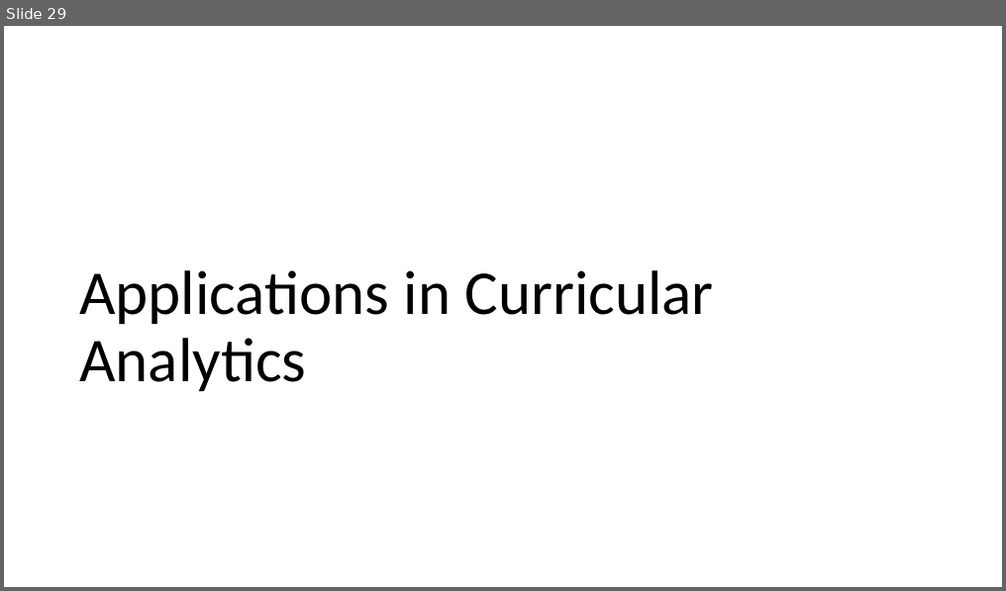
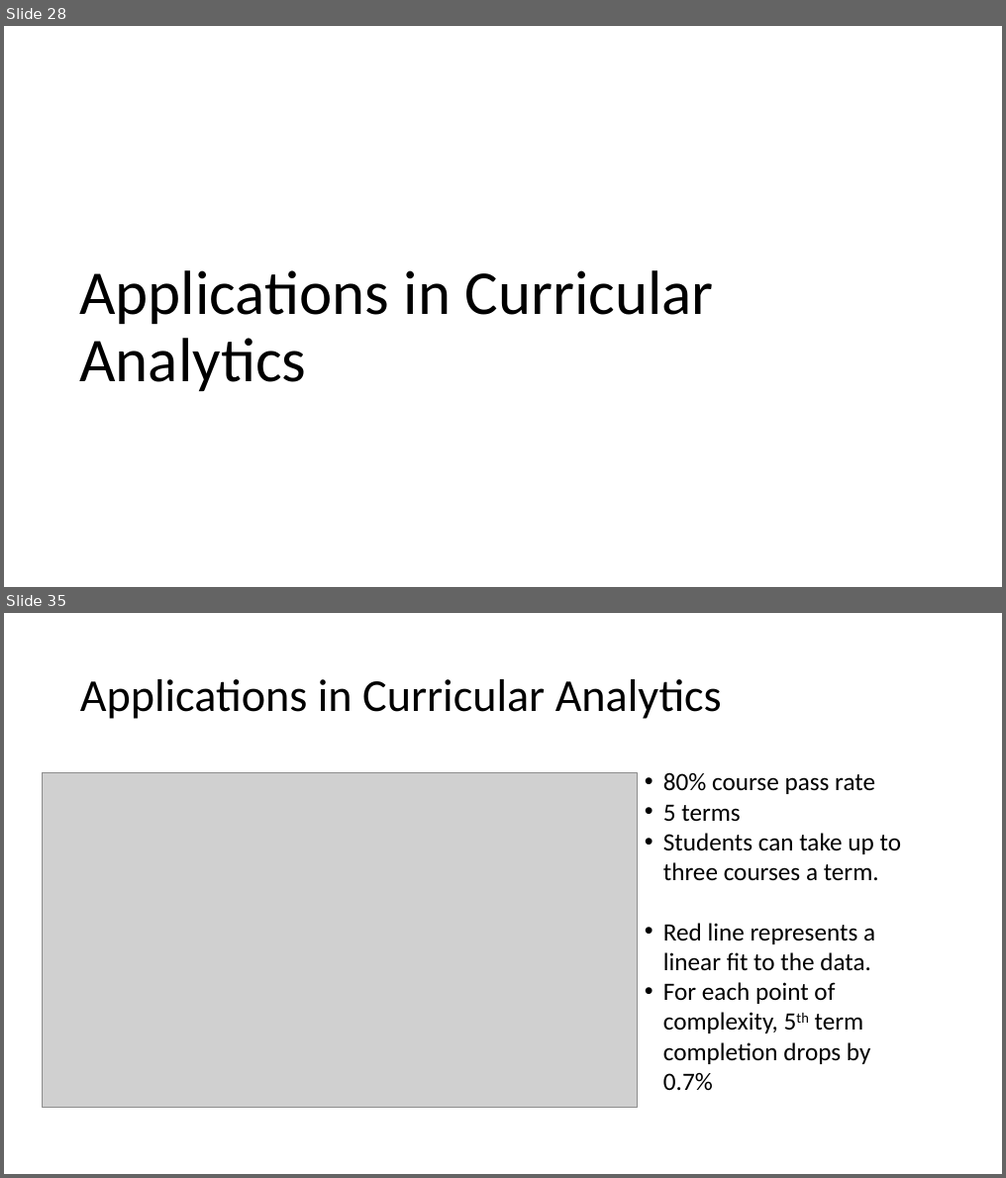
Before and after one commit to M-S-H/thesis, a slide deck: Defense.pptx. Shown one above the other, each under a label of ours: slide 29 before the commit, slides 28 and 35 after it; the slides between them are not shown. The pictures are 1006x591 and 1006x1178 pixels, drawn with LibreOffice and Linux fonts; fonts in the diff are those of the drawing; grey boxes stand for pictures. Boxes give left, top, right and bottom in pixels: in the first picture for what was removed or moved away, otherwise in the second. Text is boxed around its words. In the diff, an @@ line names an element or a change of style, - is before the commit and + after.

```diff
--- a/Defense.pptx
+++ b/Defense.pptx
@@ slide 35 added at bbox=[4, 613, 1002, 1174], background #FFFFFF @@
@@ title added at bbox=[80, 679, 722, 719], 44 pt, text #000000 @@
+Applications in Curricular Analytics
@@ picture added at bbox=[43, 773, 637, 1108] @@
@@ text added at bbox=[663, 772, 901, 1091], 24 pt, text #000000 @@
+• 80% course pass rate
+• 5 terms
+• Students can take up to three courses a term.
+• Red line represents a linear fit to the data.
+• For each point of complexity, 5th term completion drops by 0.7%
@@ what was slide 29 is now slide 28 @@
```
Also in this commit, not shown: 1 slide changed, 20 other slides added, 1 slide removed, 6 other files.
